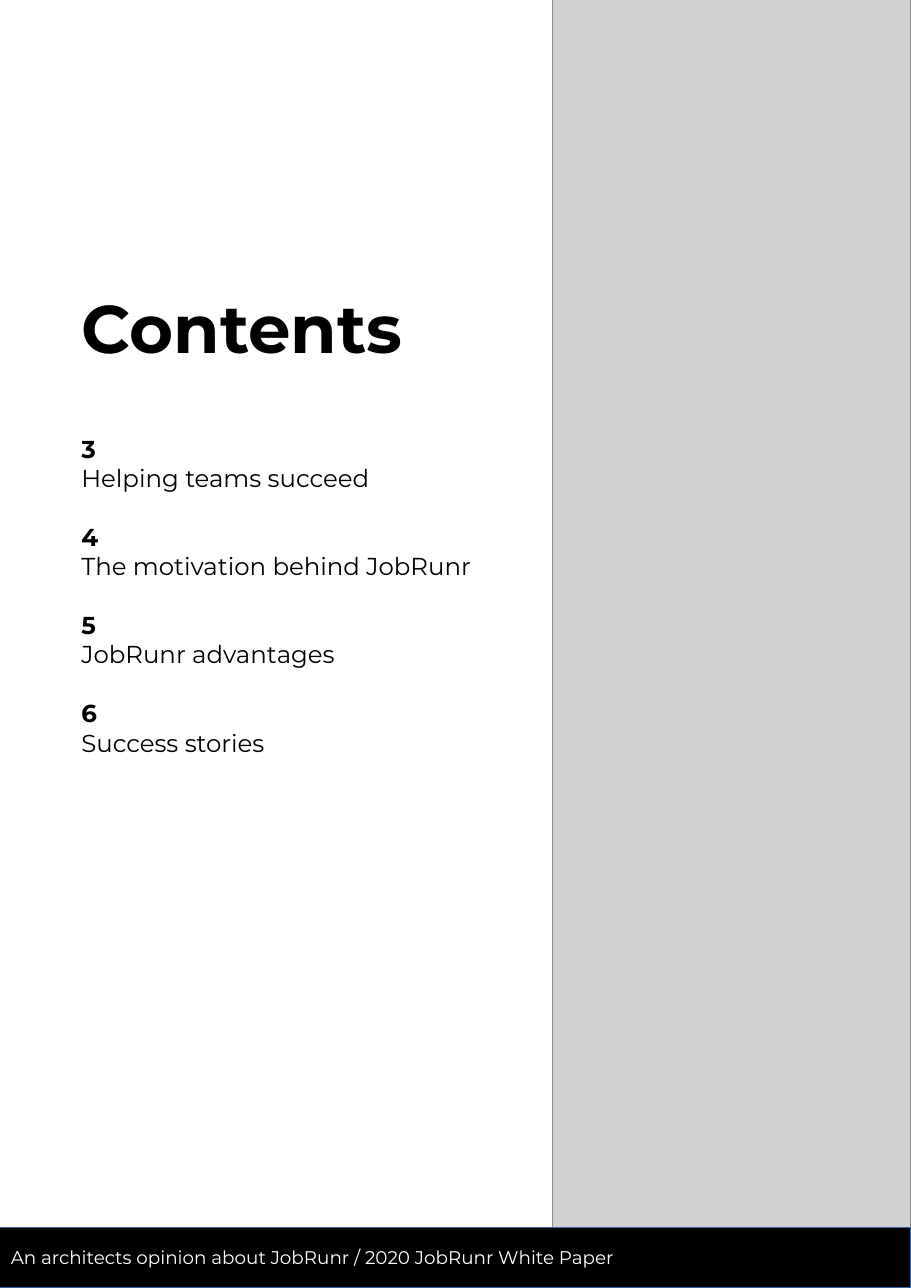
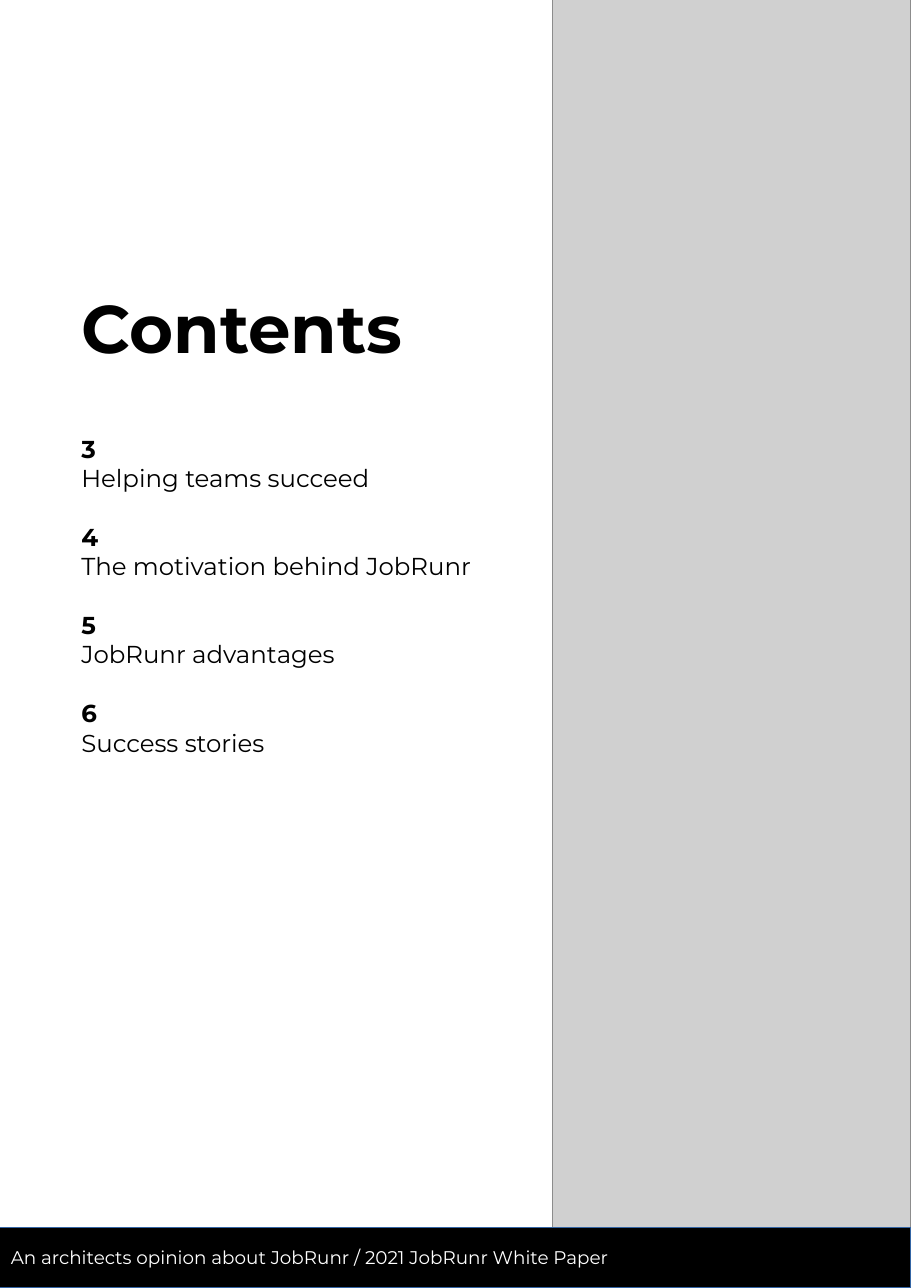
Before and after one commit to jobrunr/website, a slide deck: slide 2 of content/en/white-paper/whitepaper.odp. Drawn at 911x1288 pixels with LibreOffice and Linux fonts; fonts in the diff are those of the drawing; grey boxes stand for pictures. Boxes give left, top, right and bottom in pixels: in the first picture for what was removed or moved away, otherwise in the second. Text is boxed around its words. In the diff, an @@ line names an element or a change of style, - is before the commit and + after.

```diff
--- a/content/en/white-paper/whitepaper.odp
+++ b/content/en/white-paper/whitepaper.odp
@@ text in rectangle at (11, 1250, 608, 1268): text changed @@
-An architects opinion about JobRunr / 2020 JobRunr White Paper
+An architects opinion about JobRunr / 2021 JobRunr White Paper
```
Also in this commit, not shown: 5 other slides changed, 28 other files.
